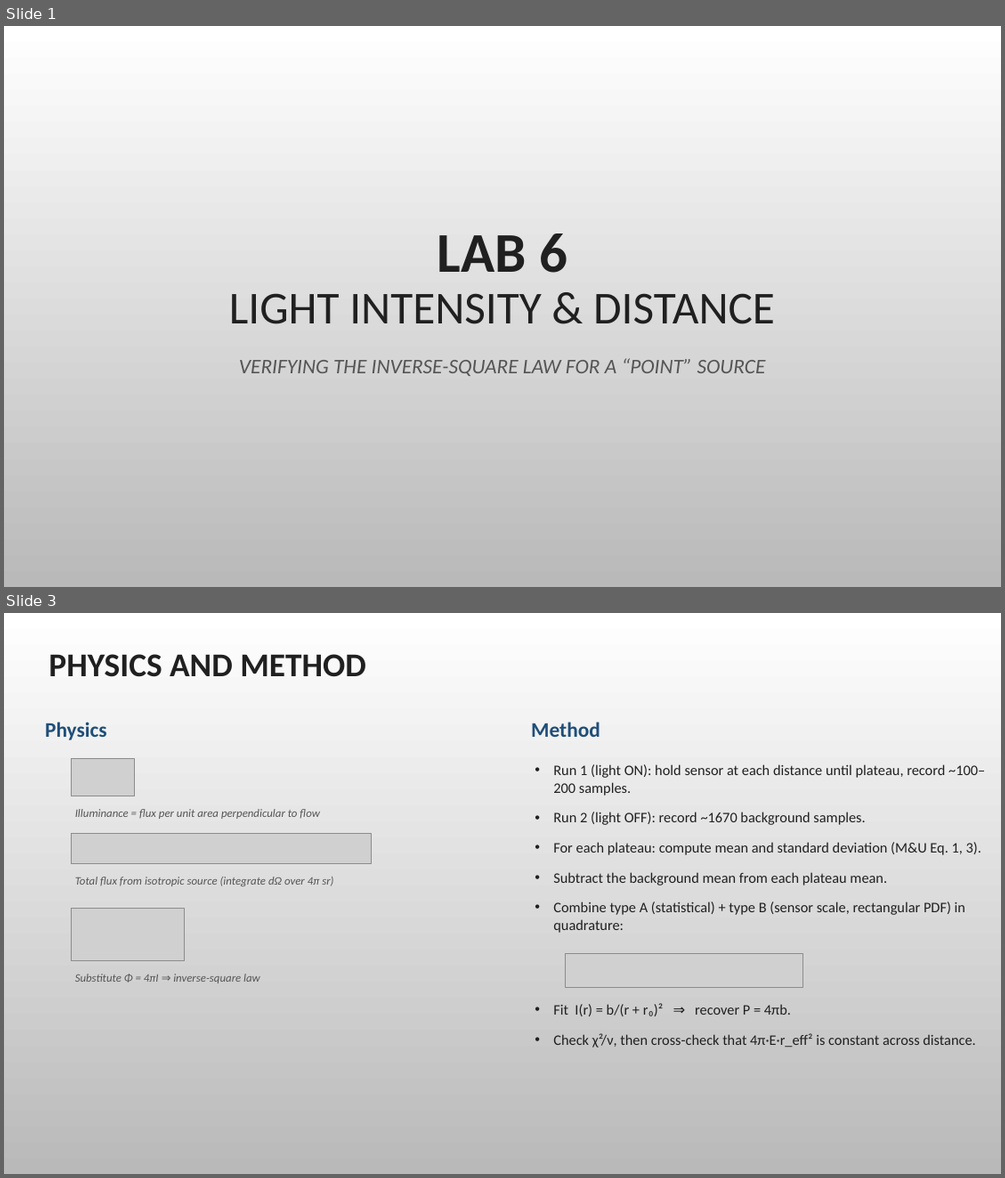
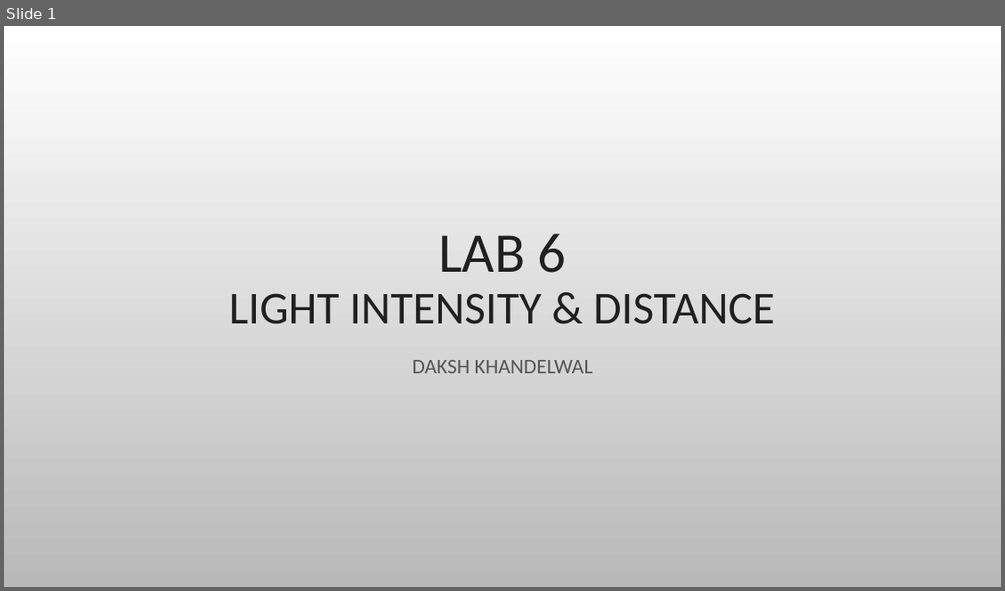
Before and after one commit to wizdaksh/Physics-III-Lab, a slide deck: Light Intensity and Distance/Lab_6_Light_Intensity.pptx. Shown one above the other, each under a label of ours: slides 1 and 3 before the commit, slide 1 after it; the slides between them are not shown. The pictures are 1005x1178 and 1005x591 pixels, drawn with LibreOffice and Linux fonts; fonts in the diff are those of the drawing; grey boxes stand for pictures; background and template pictures are left out. Boxes give left, top, right and bottom in pixels: in the first picture for what was removed or moved away, otherwise in the second. Text is boxed around its words. In the diff, an @@ line names an element or a change of style, - is before the commit and + after.

```diff
--- a/Light Intensity and Distance/Lab_6_Light_Intensity.pptx
+++ b/Light Intensity and Distance/Lab_6_Light_Intensity.pptx
@@ slide 3 removed at (x1=4, y1=613, x2=1001, y2=1174), background picture (left out) @@
@@ title removed at (x1=48, y1=654, x2=366, y2=677) @@
-PHYSICS AND METHOD
@@ text removed at (x1=45, y1=722, x2=107, y2=740) @@
-Physics
@@ text removed at (x1=531, y1=722, x2=600, y2=737) @@
-Method
@@ picture removed at (x1=72, y1=759, x2=134, y2=796) @@
@@ text removed at (x1=553, y1=764, x2=985, y2=933) @@
-• Run 1 (light ON): hold sensor at each distance until plateau, record ~100–200 samples.
-• Run 2 (light OFF): record ~1670 background samples.
-• For each plateau: compute mean and standard deviation (M&U Eq. 1, 3).
-• Subtract the background mean from each plateau mean.
-• Combine type A (statistical) + type B (sensor scale, rectangular PDF) in quadrature:
@@ text removed at (x1=75, y1=809, x2=320, y2=819) @@
-Illuminance = flux per unit area perpendicular to flow
@@ picture removed at (x1=72, y1=834, x2=372, y2=863) @@
@@ text removed at (x1=75, y1=876, x2=333, y2=886) @@
-Total flux from isotropic source (integrate dΩ over 4π sr)
@@ picture removed at (x1=72, y1=908, x2=184, y2=961) @@
@@ picture removed at (x1=565, y1=953, x2=803, y2=987) @@
@@ text removed at (x1=75, y1=973, x2=260, y2=983) @@
-Substitute Φ = 4πI ⇒ inverse-square law
@@ text removed at (x1=553, y1=1003, x2=975, y2=1047) @@
-• Fit I(r) = b/(r + r₀)² ⇒ recover P = 4πb.
-• Check χ²/ν, then cross-check that 4π·E·r_eff² is constant across distance.
@@ slide 1 changed as well @@
@@ title at (x1=438, y1=233, x2=566, y2=273): bold off in "LAB 6" @@
@@ subtitle at (x1=413, y1=360, x2=593, y2=373): text changed; italic off @@
-VERIFYING THE INVERSE-SQUARE LAW FOR A “POINT” SOURCE
+DAKSH KHANDELWAL
```
Also in this commit, not shown: 7 other slides changed, 3 slides added, 12 other files.
